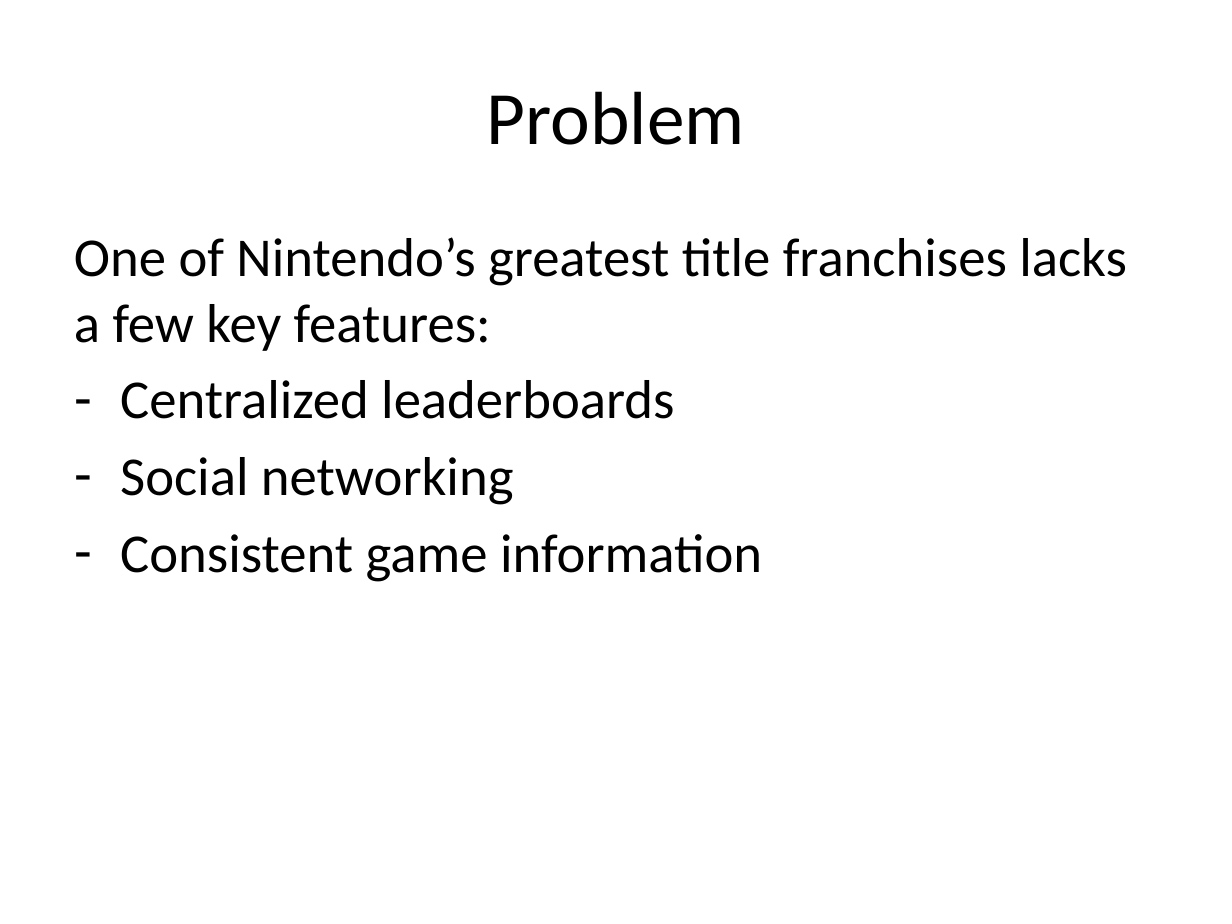
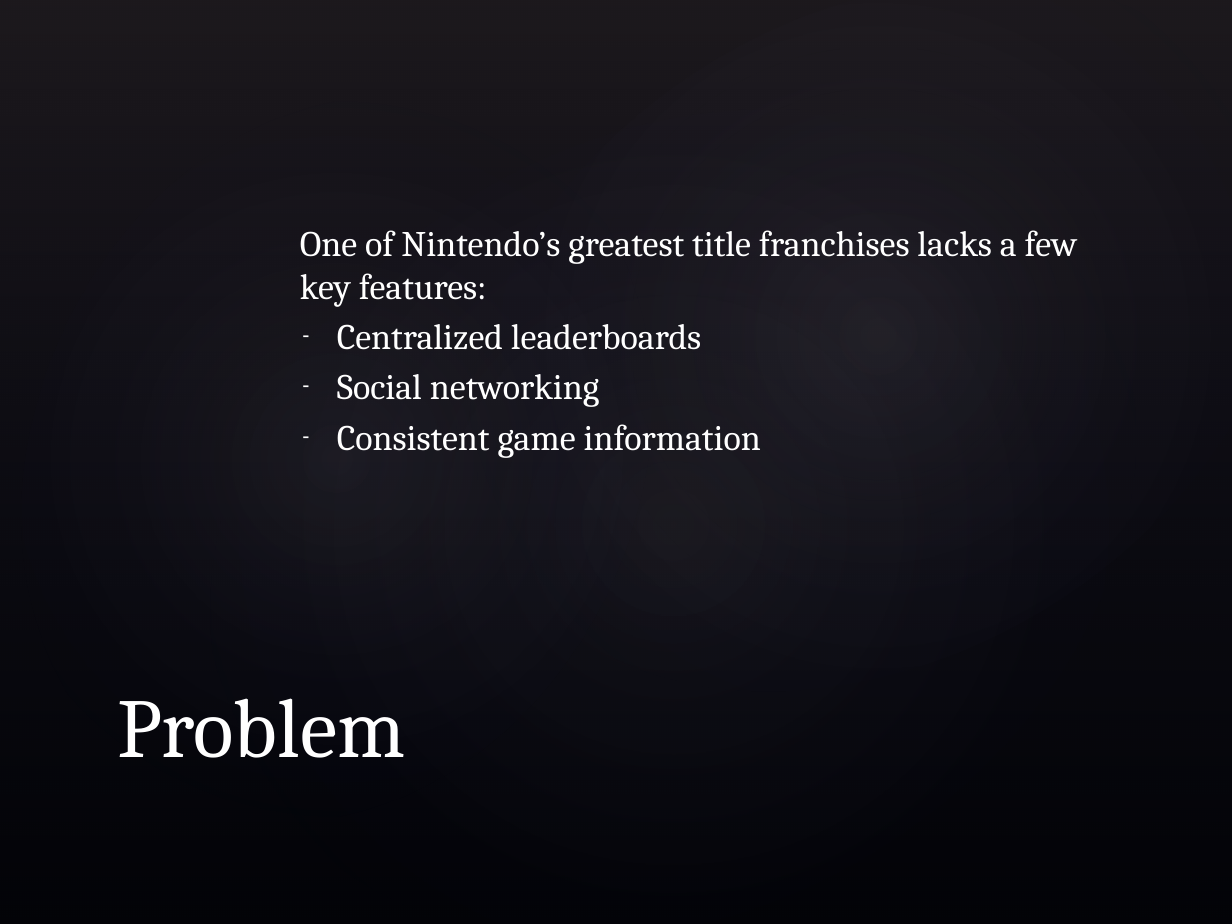
Before and after one commit to krenztr/Super-Smash-Bros-Database, a slide deck: slide 2 of Doc/SSBB.pptx. Drawn at 1232x924 pixels with LibreOffice and Linux fonts; fonts in the diff are those of the drawing; background and template pictures are left out. Boxes give left, top, right and bottom in pixels: in the first picture for what was removed or moved away, otherwise in the second. Text is boxed around its words. In the diff, an @@ line names an element or a change of style, - is before the commit and + after.

```diff
--- a/Doc/SSBB.pptx
+++ b/Doc/SSBB.pptx
@@ background #FFFFFF to picture (left out) @@
@@ rectangle added at (0, 0, 1232, 924), fill gradient #504652 to #242852 @@
@@ ellipse added at (0, 0, 765, 924), fill gradient #C4BCC6 to #242852 @@
@@ ellipse added at (56, 0, 1232, 924), fill gradient #C4BCC6 to #242852 @@
@@ ellipse added at (338, 0, 1232, 837), fill gradient #C4BCC6 to #242852 @@
@@ text "One of Nintendo’s greatest title ...": place and size @@
-text "One of Nintendo’s greatest title ..." at (74, 237, 1127, 582)
+text "One of Nintendo’s greatest title ..." at (300, 230, 1078, 458)
@@ text "One of Nintendo’s greatest title ..." at (300, 230, 1078, 458): size 32 to 21 pt, font Calibri to Cambria, text colour #000000 to #FFFFFF; less space between paragraphs; indent changed; vertical alignment top to middle @@
@@ title "Problem": place and size @@
-title "Problem" at (487, 91, 745, 145)
+title "Problem" at (117, 698, 405, 758)
@@ title "Problem" at (117, 698, 405, 758): size 44 to 49 pt, font Calibri to Cambria, text colour #000000 to #FFFFFF; alignment centre to left; vertical alignment middle to bottom @@
```
Also in this commit, not shown: 6 other slides changed, 6 other files.
